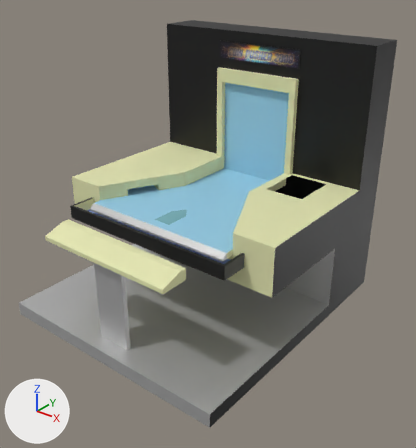
Two versions of the glTF model public/assets/cabinet.glb, one commit apart.
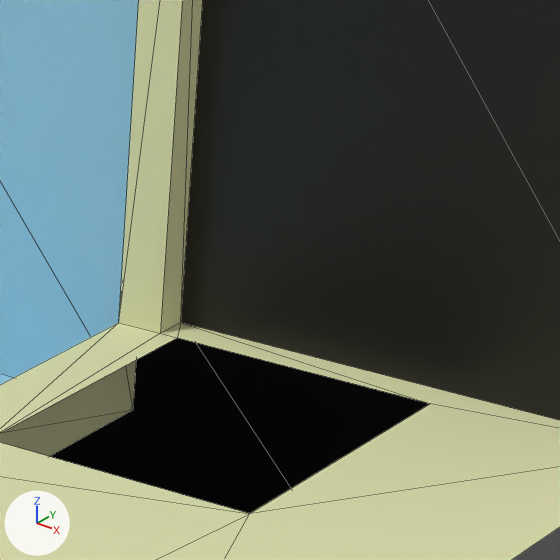
There are two pictures of each version: one whole from a camera (50 mm lens) standing at (2.426, -3.304, 1.859) and looking at (0.125, -0.428, 0.075), one close up on the part from 64% to 83% of the width and 29% to 46% of the height. Arrows for +X, +Y and +Z are at lower left; the lights stay in place. The close-ups show mesh edges as thin lines. Vertices at the same position are counted once.

The first close-up shows 'cabinet'.
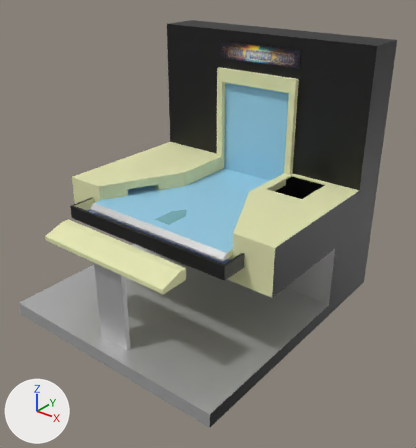
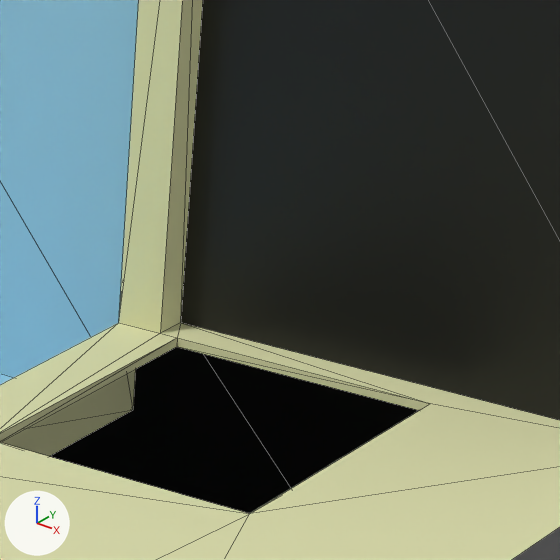
Changed parts and their boxes (x1, y1, x2, y2) in the close-ups (560 x 560 px):
```json
{"part": 1, "of": "me_cabinet", "change": "added", "after": [0, 338, 429, 442], "on screen": "beige"}
```

The change, as JSON lines over the scene's bpy script:
```json
{"op": "add", "block": "mat_cabinet_obstacle", "code": ["mat_cabinet_obstacle = principled_material('cabinet-obstacle')", "mat_cabinet_obstacle.base_color = (0.00335, 0.00335, 0.00304)  # black #0b0b0a"]}
{"block": "me_cabinet", "where": "# used by ob_cabinet; location = (0.0, 0.0, 0.0)"}
{"block": "me_cabinet", "where": "# verts and faces of me_cabinet; kept vertices keep their numbers, new ones are numbered from 147"}
{"block": "me_cabinet", "where": "# before: 143 (0.66, -0.07, 0.29) at pixel (249, 513), 144 (0.37, -0.07, 0.29), 145 (0.37, 0.28, 0.29) at pixel (177, 337), 146 (0.66, 0.28, 0.29) at pixel (430, 403)"}
{"op": "remove", "block": "me_cabinet", "code": "me_cabinet.from_pydata(...)  # 147 vertices, 288 faces; spans x -0.9..0.9, y -1.38..0.64, z -0.62..1.28"}
{"op": "add", "block": "me_cabinet", "code": "me_cabinet.from_pydata(...)  # 151 vertices, 296 faces; spans x -0.9..0.9, y -1.38..0.64, z -0.62..1.28"}
{"block": "me_cabinet", "change": "me_cabinet part 1"}
{"op": "add", "block": "me_cabinet", "code": "for new, old in zip([*range(147, 151)], [*range(143, 147)]): verts[new] = verts[old] + (0.0, 0.0, -0.01)"}
{"op": "add", "block": "me_cabinet", "code": "faces += [(144, 148, 145), (145, 148, 149), (145, 149, 146), (146, 149, 150), (143, 146, 150), (143, 150, 147)]  # mat_table_obstacle (beige #e6e7b5)"}
{"op": "add", "block": "me_cabinet", "code": "faces += [(143, 147, 144), (144, 147, 148)]  # mat_table_obstacle (beige #e6e7b5)"}
{"op": "add", "block": "me_cabinet", "code": "me_cabinet.materials.append(mat_cabinet_obstacle)  # black #0b0b0a"}
```
